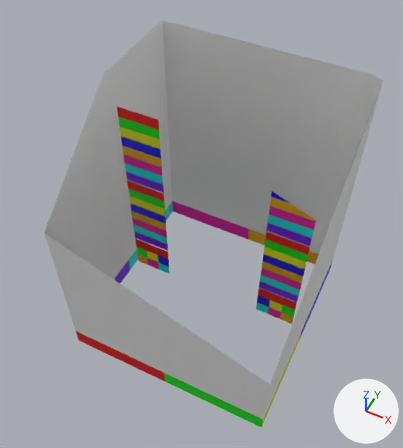
Before and after pictures for a commit that changed the COLLADA model Mesh/06_uploads/OSRuth2_hud_01_alphacut.dae.
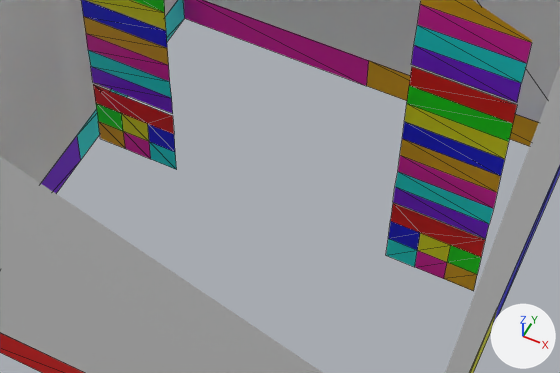
Each version is shown whole from a camera (50 mm lens) standing at (2.83, -6.14, 10.01) and looking at (-0.17, -0.13, 2.5), then close up on the part from 24% to 81% of the width and 46% to 80% of the height. The axes (+X, +Y, +Z) are drawn at lower right. The lights are the same throughout. The close-ups show mesh edges as thin lines. Everything nearer to the camera than a plane just in front of the edit is cut away. Where no turn or scale is listed for an object, it has been applied to the vertices.
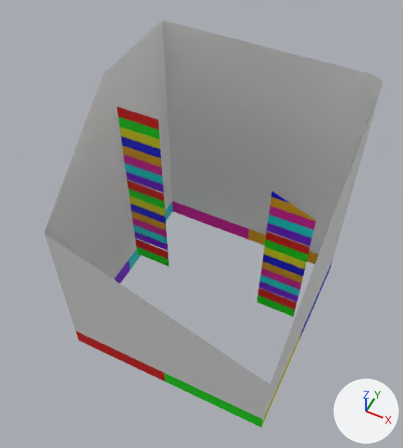
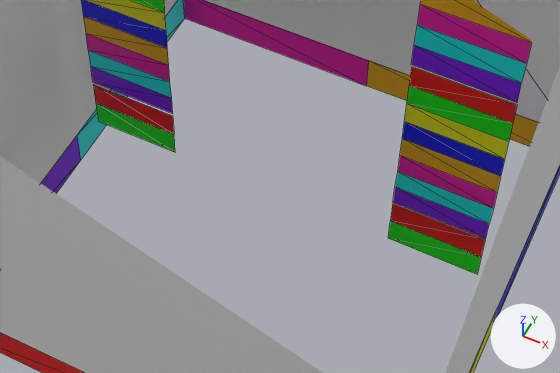
Where the newer file only moved an object's origin or applied its transform, the numbers keep the older frame.

Scene script edits in JSON lines:
```json
{"block": "me_plane_001", "where": "# used by ob_plane_001; location = (0.0, 0.0, 0.0)"}
{"op": "remove", "block": "me_plane_001", "code": "me_plane_001.from_pydata(...)  # 14 vertices, 16 faces; spans x -1.781..-1.001, y -0.002, z 0.356..1.112"}
{"op": "add", "block": "me_plane_001", "code": "me_plane_001.from_pydata(...)  # 6 vertices, 4 faces; spans x -1.781..-1.001, y -0.002, z 0.608..1.112"}
{"block": "me_plane_001", "change": "me_plane_001 part 1"}
{"block": "me_plane_001", "change": "8 vertices are removed from x -1.781..-1.001, y -0.002, z 0.356..0.86"}
{"block": "me_plane_001", "change": "16 faces are deleted"}
{"block": "me_plane_001", "change": "2 new faces join them, mat_mat_f1 (red #e70000)"}
{"block": "me_plane_001", "change": "2 new faces join them, mat_mat_f2 (green #00e700)"}
{"op": "remove", "block": "me_plane_001", "code": "me_plane_001.materials.append(mat_mat_f3)  # yellow #e7e700"}
{"op": "remove", "block": "me_plane_001", "code": "me_plane_001.materials.append(mat_mat_f4)  # blue #0000e7"}
{"op": "remove", "block": "me_plane_001", "code": "me_plane_001.materials.append(mat_mat_f5)  # yellow #e7aa00"}
{"op": "remove", "block": "me_plane_001", "code": "me_plane_001.materials.append(mat_mat_f6)  # pink #e700aa"}
{"op": "remove", "block": "me_plane_001", "code": "me_plane_001.materials.append(mat_mat_f7)  # cyan #00e7e7"}
{"block": "me_plane_003", "where": "# used by ob_plane_003; location = (0.0, 0.0, 0.0)"}
{"op": "remove", "block": "me_plane_003", "code": "me_plane_003.from_pydata(...)  # 14 vertices, 16 faces; spans x 1.001..1.781, y 0.002, z 0.356..1.112"}
{"op": "add", "block": "me_plane_003", "code": "me_plane_003.from_pydata(...)  # 6 vertices, 4 faces; spans x 1.001..1.781, y 0.002, z 0.608..1.112"}
{"block": "me_plane_003", "change": "me_plane_003 part 2"}
{"block": "me_plane_003", "change": "8 vertices are removed from x 1.001..1.781, y 0.002, z 0.356..0.86"}
{"block": "me_plane_003", "change": "16 faces are deleted"}
{"block": "me_plane_003", "change": "2 new faces join them, mat_mat_f1 (red #e70000)"}
{"block": "me_plane_003", "change": "2 new faces join them, mat_mat_f2 (green #00e700)"}
{"op": "remove", "block": "me_plane_003", "code": "me_plane_003.materials.append(mat_mat_f3)  # yellow #e7e700"}
{"op": "remove", "block": "me_plane_003", "code": "me_plane_003.materials.append(mat_mat_f4)  # blue #0000e7"}
{"op": "remove", "block": "me_plane_003", "code": "me_plane_003.materials.append(mat_mat_f5)  # yellow #e7aa00"}
{"op": "remove", "block": "me_plane_003", "code": "me_plane_003.materials.append(mat_mat_f6)  # pink #e700aa"}
{"op": "remove", "block": "me_plane_003", "code": "me_plane_003.materials.append(mat_mat_f7)  # cyan #00e7e7"}
```

Pixel boxes [x1, y1, x2, y2] of what changed, in the close-ups (560 x 373 px):
```json
{"object": "Plane_003", "change": "reshaped", "before": [386, 203, 485, 291], "after": [388, 203, 485, 274], "on screen": "19% shorter"}
{"object": "Plane_001", "change": "reshaped", "before": [93, 84, 177, 170], "after": [93, 84, 175, 152], "on screen": "21% shorter"}
```
